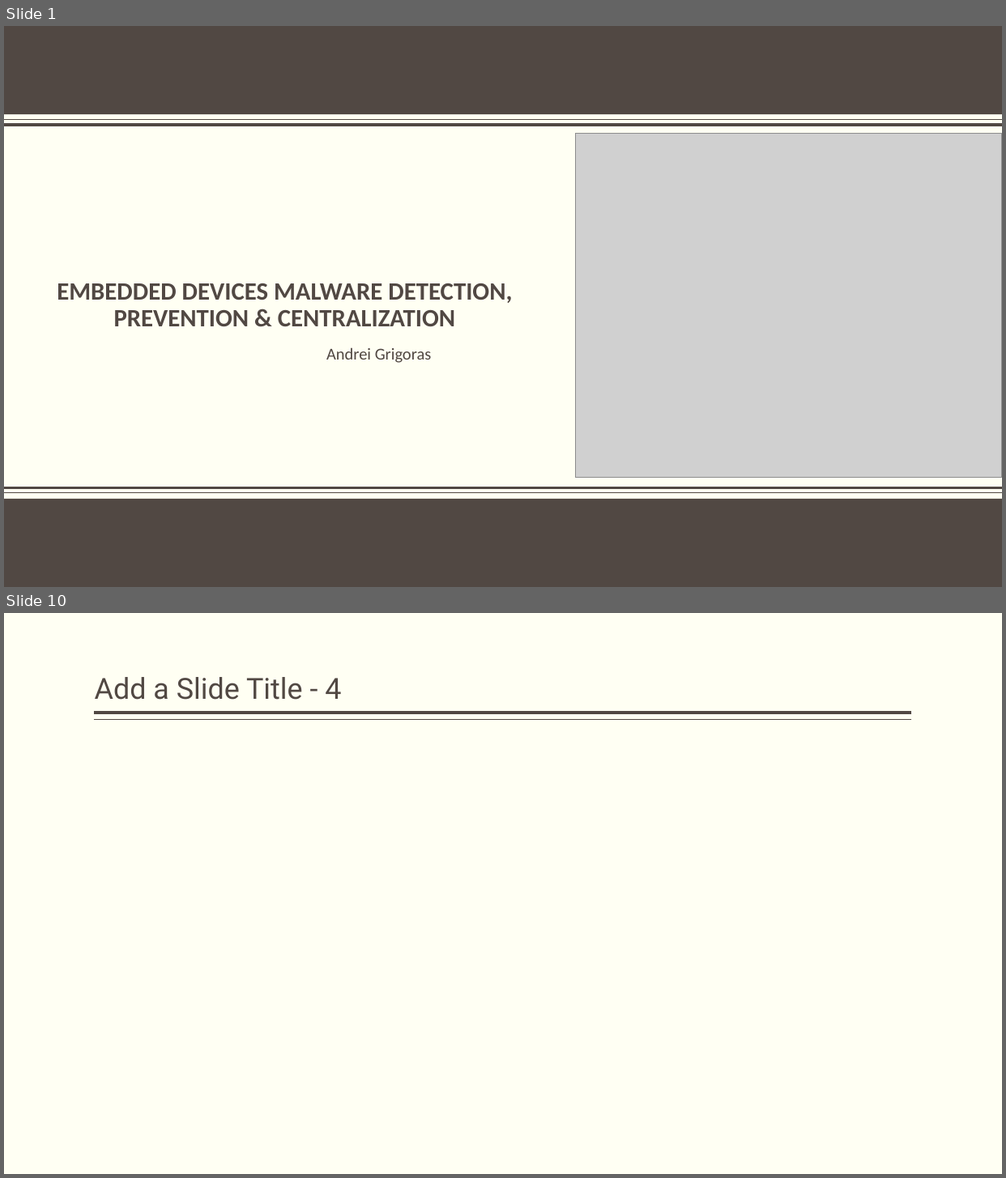
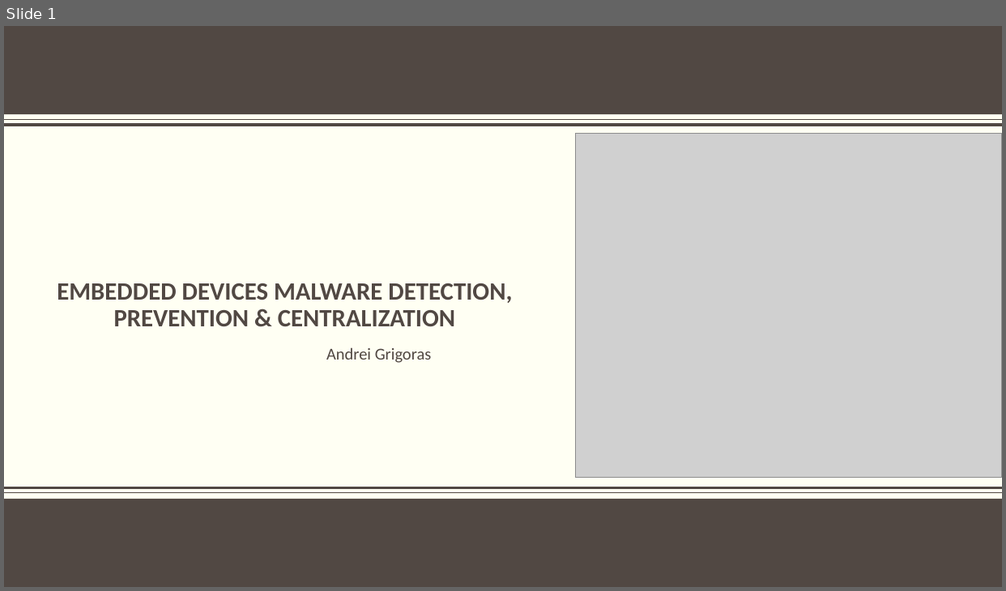
Before and after one commit to KaynRO/Proiect-Licenta, a slide deck: Embedded Devices Malware Detection, Prevention & Centralization.pptx. Shown one above the other, each under a label of ours: slides 1 and 10 before the commit, slide 1 after it; the slides between them are not shown. The pictures are 1006x1178 and 1006x591 pixels, drawn with LibreOffice and Linux fonts; fonts in the diff are those of the drawing; grey boxes stand for pictures; background and template pictures are left out. Boxes give left, top, right and bottom in pixels: in the first picture for what was removed or moved away, otherwise in the second. Text is boxed around its words. In the diff, an @@ line names an element or a change of style, - is before the commit and + after.

```diff
--- a/Embedded Devices Malware Detection, Prevention & Centralization.pptx
+++ b/Embedded Devices Malware Detection, Prevention & Centralization.pptx
@@ slide 10 removed at [4, 613, 1002, 1174], background #FFFFF3 @@
@@ title removed at [95, 677, 341, 700] @@
-Add a Slide Title - 4
@@ line removed from (912, 713) to (95, 713) @@
@@ line removed from (912, 720) to (95, 720) @@
```
Also in this commit, not shown: 2 slides changed, 6 slides added, 8 other slides removed, 1 other file.
